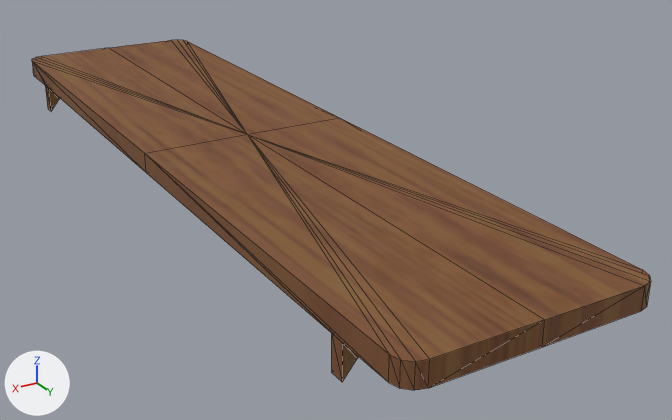
Before and after pictures for a commit that changed the glTF model www/models/lba2/layouts/CI_105_shelf_var1.glb.
Before and after are seen from a 50 mm camera at (1.33, 2.81, 1.41) aimed at (-0.23, 0.22, 0.12). The lights are fixed; the arrows at lower left show +X, +Y and +Z. Mesh edges are drawn as thin lines. Where no turn or scale is listed for an object, it has been applied to the vertices. Vertices at the same position are counted once.

The scene before the commit, as lines of its bpy script (objects in view):
```python
me_plane = bpy.data.meshes.new('Plane')
me_plane.from_pydata(...)  # 66 vertices, 128 faces; spans x -0.38..0.38, y -1.5..1.5, z 0.2..0.37
me_plane.materials.append(mat_wood)  # picture img_ci_cabinet_brown
ob_shelf = bpy.data.objects.new('shelf', me_plane)
ob_shelf.location = (0.0, 0.0, 0.0)
```
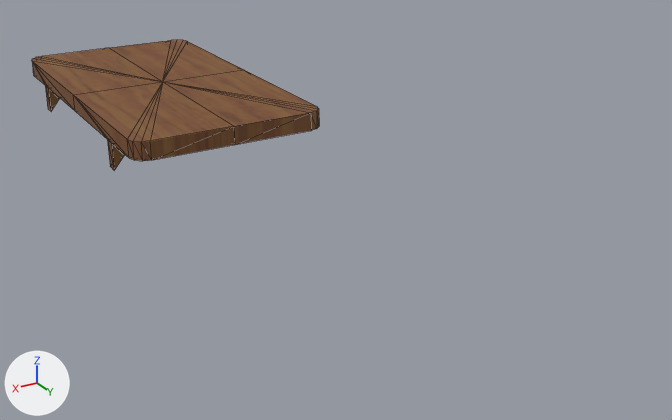
The newer file is also turned or shifted as a whole; pictures and numbers use the older file's frame.

Changed parts and their boxes [x1, y1, x2, y2] in the pictures (672 x 420 px; the box of a moved part takes in the faces that stretch with it):
'shelf', reshaped (54% narrower, 63% shorter)
    before: [32, 40, 651, 390]
    after: [32, 40, 319, 170]
part 1 of me_plane, moved or reshaped
    before: [331, 281, 651, 390]
    after: [107, 109, 319, 170]
part 2 of me_plane, moved or reshaped
    before: [33, 40, 651, 383]
    after: [33, 40, 319, 158]

The change, as a diff of the scene's bpy script:
```diff
--- a/www/models/lba2/layouts/CI_105_shelf_var1.glb.py
+++ b/www/models/lba2/layouts/CI_105_shelf_var1.glb.py
@@ me_plane @@
 me_plane.from_pydata(...)  # 66 vertices, 128 faces; spans x -0.38..0.38, y -1.5..1.5, z 0.2..0.37
 # used by ob_shelf; location = (0.0, 0.0, 0.0)
+# me_plane part 1: all 30 vertices in x -0.37..0.38, y 1.2..1.5, z 0.2..0.37 are moved by (0.0, -1.61, 0.0)
+# me_plane part 2: all 6 vertices in x -0.37..0.38, y 0.0, z 0.31..0.37 are moved by (0.0, -0.8, 0.0)
 me_plane.materials.append(mat_wood)
```
